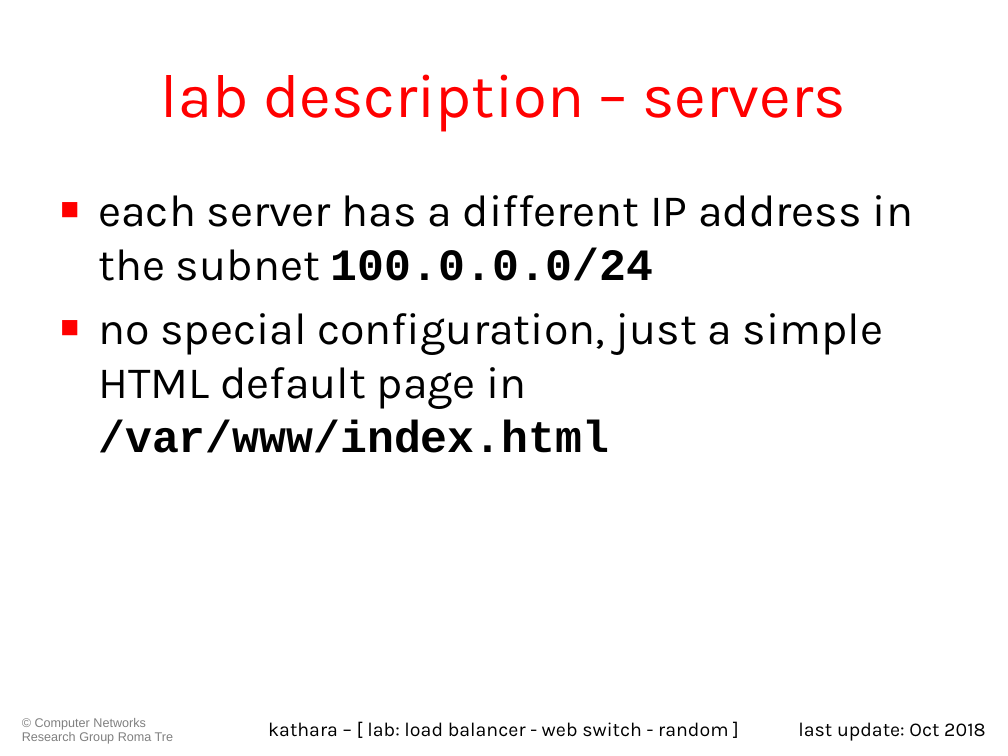
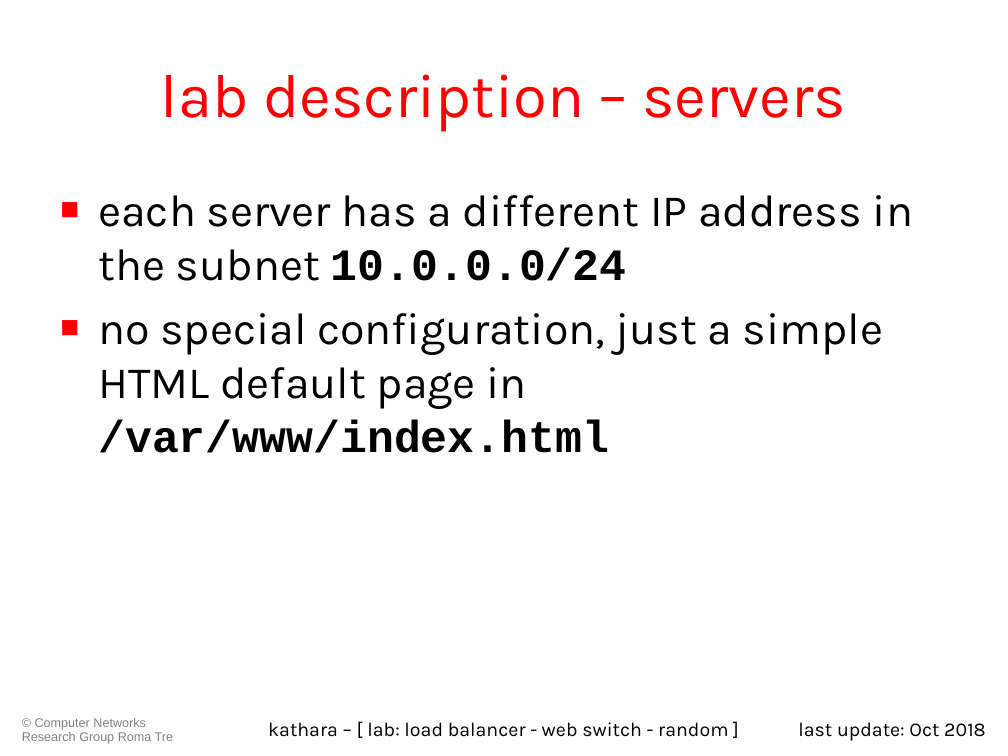
Before and after one commit to KatharaFramework/Kathara-Labs, a slide deck: slide 5 of Application Level/LoadBalancerRandom/013-kathara-lab_loadbalancer-ws-rnd.ppt. Drawn at 1008x756 pixels with LibreOffice and Linux fonts; fonts in the diff are those of the drawing. Boxes give left, top, right and bottom in pixels: in the first picture for what was removed or moved away, otherwise in the second. Text is boxed around its words. In the diff, an @@ line names an element or a change of style, - is before the commit and + after.

```diff
--- a/Application Level/LoadBalancerRandom/013-kathara-lab_loadbalancer-ws-rnd.ppt
+++ b/Application Level/LoadBalancerRandom/013-kathara-lab_loadbalancer-ws-rnd.ppt
@@ text at bbox=[98, 195, 913, 281]: text changed @@
-■ each server has a different IP address in the subnet 100.0.0.0/24
+■ each server has a different IP address in the subnet 10.0.0.0/24
```
Also in this commit, not shown: 4 other slides changed, 2 slides removed, 11 other files.
